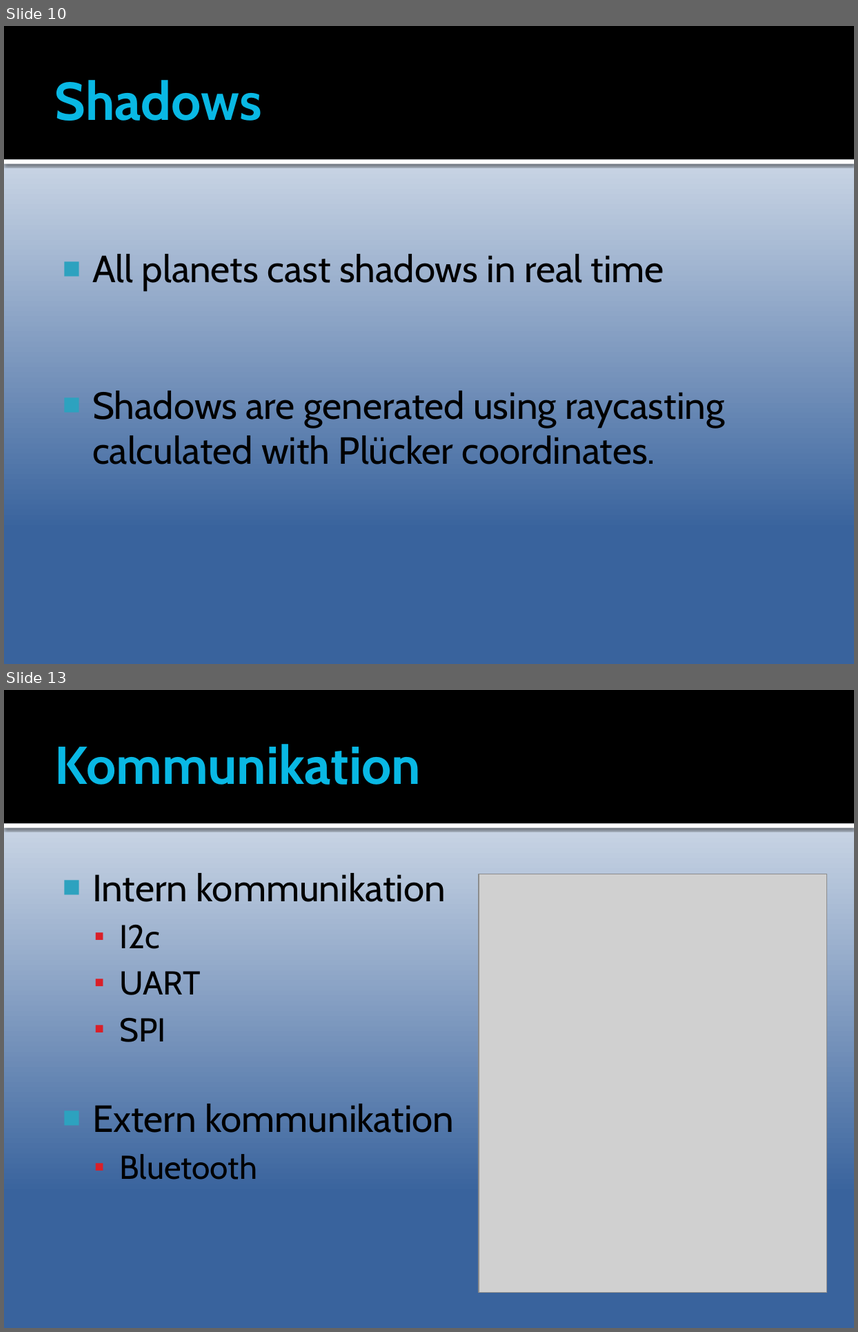
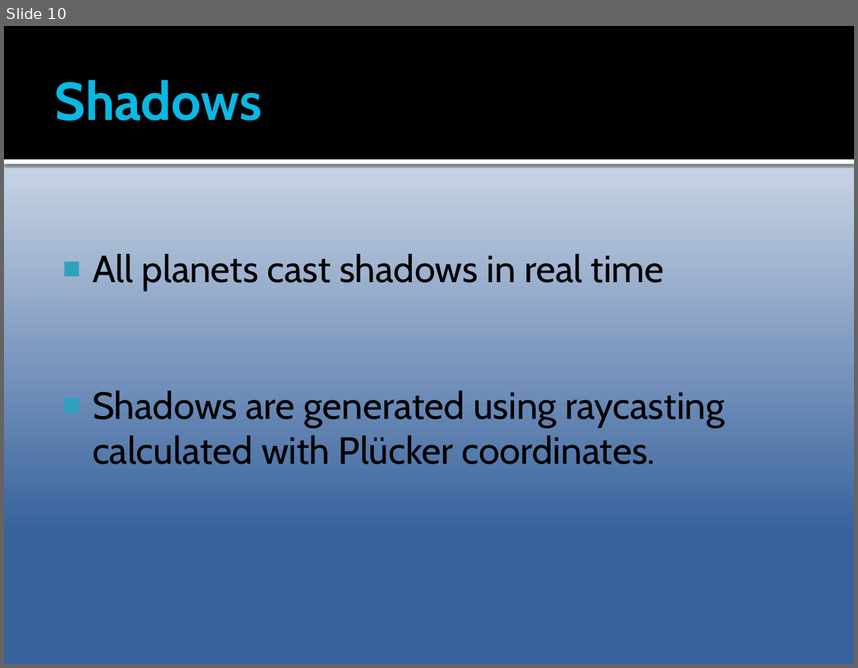
Before and after one commit to AlexanderSjoholm/CMS, a slide deck: Documentation/Presentation TSBK07 CMS.pptx. Shown one above the other, each under a label of ours: slides 10 and 13 before the commit, slide 10 after it; the slides between them are not shown. The pictures are 858x1332 and 858x668 pixels, drawn with LibreOffice and Linux fonts; fonts in the diff are those of the drawing; grey boxes stand for pictures. Boxes give left, top, right and bottom in pixels: in the first picture for what was removed or moved away, otherwise in the second. Text is boxed around its words. In the diff, an @@ line names an element or a change of style, - is before the commit and + after.

```diff
--- a/Documentation/Presentation TSBK07 CMS.pptx
+++ b/Documentation/Presentation TSBK07 CMS.pptx
@@ slide 13 removed at <box>4,690,854,1328</box>, background gradient #FFFFFF to #39639D; not listed: 2 template elements that a slide beside it also shows @@
@@ title removed at <box>55,744,421,785</box> @@
-Kommunikation
@@ text removed at <box>92,873,454,1179</box> @@
-■ Intern kommunikation
-  ▪ I2c
-  ▪ UART
-  ▪ SPI
-■ Extern kommunikation
-  ▪ Bluetooth
@@ picture removed at <box>478,874,827,1292</box> @@
```
Also in this commit, not shown: 3 slides changed, 18 other slides removed.
